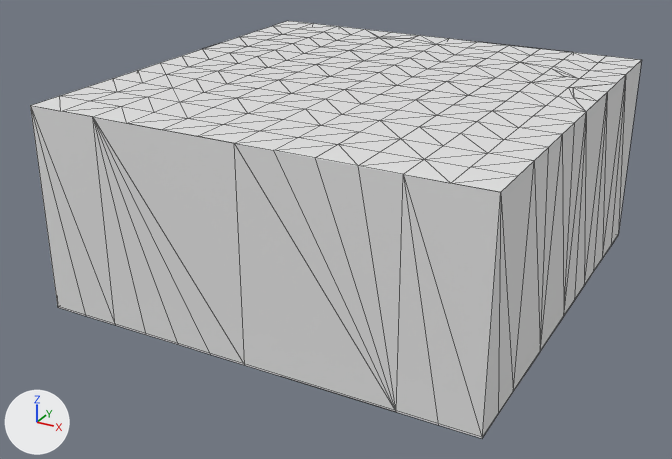
Two versions of the glTF model data/vx.gltf, one commit apart.
Rendered twice from a camera (50 mm lens) standing at (11395.0, -22224.0, 12136.0) and looking at (-355.0, -860.0, 1454.0). Arrows for +X, +Y and +Z are at lower left; the lights stay in place. Mesh edges are drawn as thin lines. Where no turn or scale is listed for an object, it has been applied to the vertices. Vertices at the same position are counted once.

Script lines for the objects in view, before the commit:
```python
me_level = bpy.data.meshes.new('Level')
me_level.from_pydata(...)  # 1866 vertices, 3558 faces; spans x -6144.0..6144.0, y -6144.0..6144.0, z -64.0..5632.0
ob_level = bpy.data.objects.new('Level', me_level)
ob_level.location = (0.0, 0.0, 0.0)
```
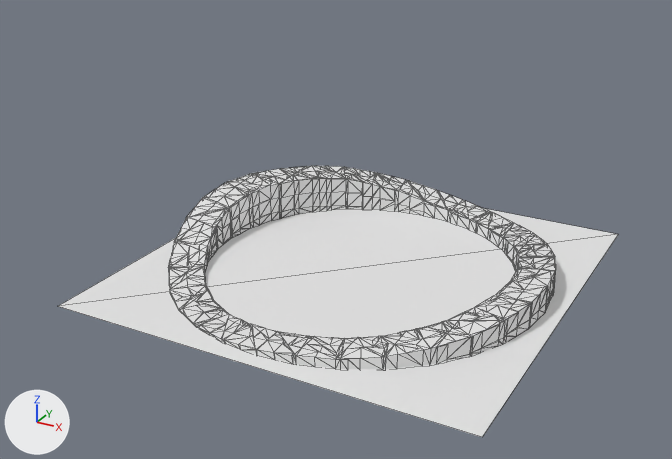
Where the change shows, as pixel boxes (x1, y1, x2, y2) in the pictures (672 x 459 px):
'Level', reshaped (8% narrower, 35% shorter)
    before: (30, 21, 642, 438)
    after: (58, 166, 618, 437)
part 1 of me_level, deleted
    before: (30, 21, 642, 438)

What the commit changed:
me_level has 1866 vertices, 3558 faces and spans x -6144.0..6144.0, y -6144.0..6144.0, z -64.0..5632.0.
me_level is used by ob_level; location (0.0, 0.0, 0.0).
me_level part 1: the loose piece of 226 vertices spanning x -6144.0..6144.0, y -6144.0..6144.0, z -64.0..5632.0 is deleted.
